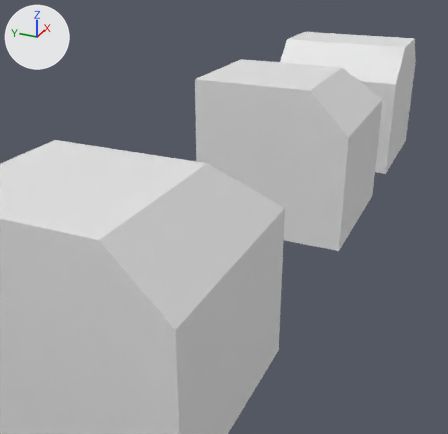
An edit to the Blender file Created Assets/Aiden Working Files/3D Models/Modular Walls/ModularWalls.blend, drawn before and after from the same camera.
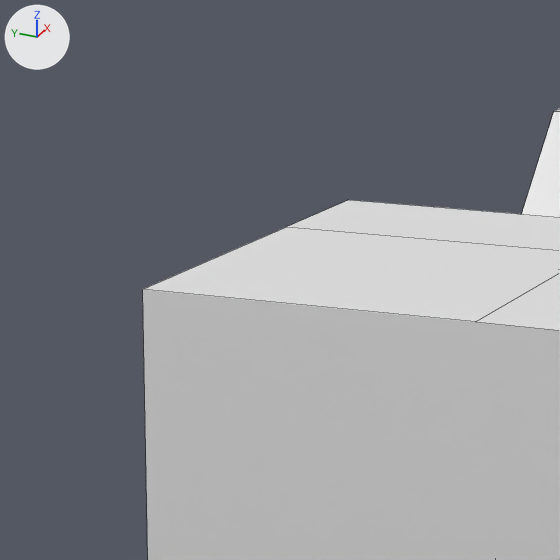
Each version appears first from a 50 mm lens placed at (2.137, -1.274, 1.335), pointed at (5.742, 0.348, -0.467), and next in a close-up on the part from 36% to 64% of the width and 3% to 32% of the height. Arrows for +X, +Y and +Z are at upper left; the lights stay in place. The close-ups show mesh edges as thin lines.

Objects in the first close-up: 'CornerWall.005', 'MidWall'.
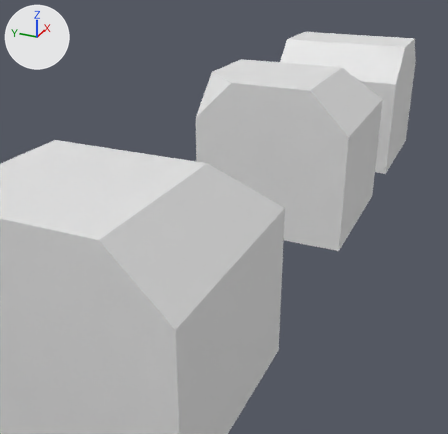
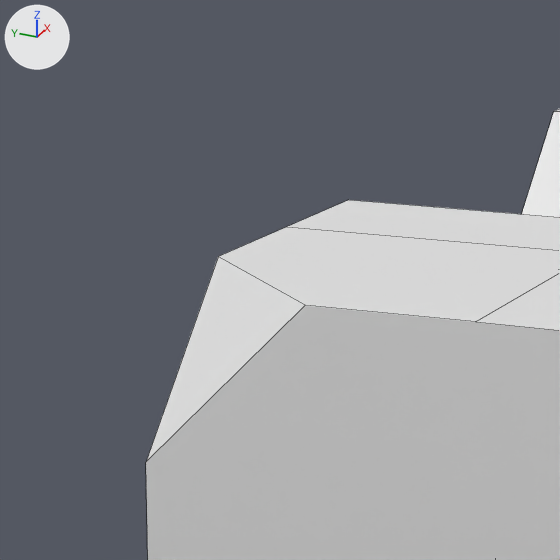
Changed parts and their boxes (x1, y1, x2, y2) in the close-ups (560 x 560 px; the box of a moved part takes in the faces that stretch with it):
'CornerWall.005', reshaped: before (143, 200, 560, 560); after (146, 200, 560, 560)
part 1 of me_cube_011, moved or reshaped: before (143, 230, 308, 526); after (146, 230, 308, 526)

What changed in the scene script:
```text
Change me_cube_011:
    where me_cube_011.from_pydata(...)  # 23 vertices, 19 faces; spans x -0.5..0.501, y -0.501..0.5, z -0.501..0.501
    used by ob_cornerwall_005; location = (6.132, 0.0, 0.0)
    verts and faces of me_cube_011; kept vertices keep their numbers, new ones are numbered from 23
    before: 3 (-0.5, 0.0, 0.501) at pixel (475, 321), 4 (-0.5, 0.0, -0.501), 5 (-0.5, -0.501, 0.251), 9 (-0.5, -0.251, 0.501), 10 (-0.5, 0.5, -0.501)
    before: 12 (-0.5, 0.5, 0.501) at pixel (142, 289), 13 (-0.5, -0.501, -0.501), 17 (0.0, 0.5, 0.501) at pixel (286, 226), 18 (0.0, 0.5, -0.501), 22 (0.0, 0.0, 0.501)
    me_cube_011 part 1
    add delete_vertices([12])  # with the faces that use them
    add verts[23] = (-0.5, 0.25, 0.501)  # pixel (305, 305)
    add verts[24] = (-0.25, 0.5, 0.501)  # pixel (218, 256)
    add verts[25] = (-0.5, 0.5, 0.251)  # pixel (145, 462)
    add faces += [(10, 25, 24, 17, 18), (3, 22, 17, 24, 23), (23, 24, 25), (3, 23, 25, 10, 4, 13, 5, 9)]
```
